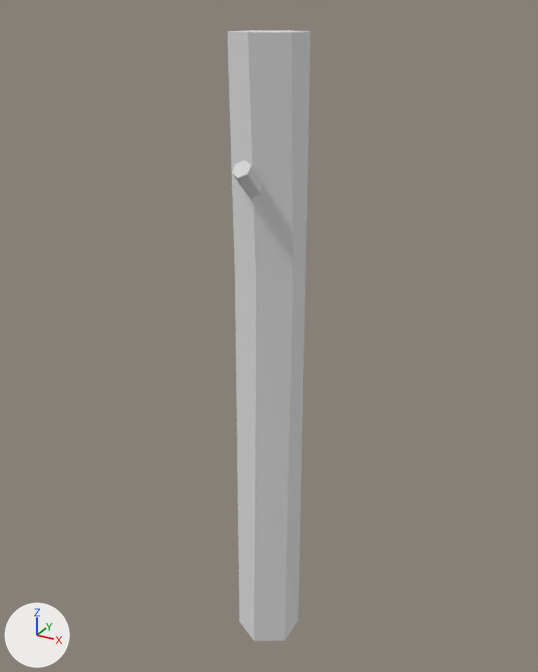
What one commit did to the glTF model models/ultimate-pack/low-poly-10/m/ww2-log-post.glb.
Before and after are seen from a camera (50 mm lens) standing at (0.891, -1.589, 1.784) and looking at (0.004, 0.024, 0.977). Lighting does not change. The marker at lower left points along +X, +Y and +Z. The picture after the commit comes second. Where no turn or scale is listed for an object, it has been applied to the vertices.

The first picture shows 'log-post'.
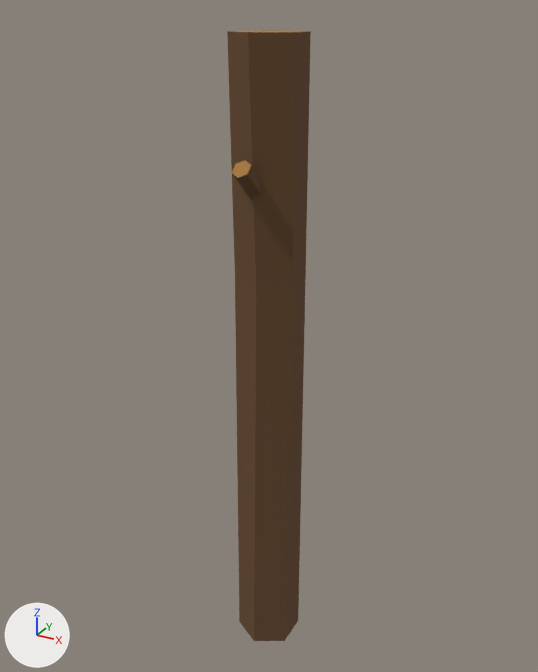
Where the change shows, as pixel boxes [x1, y1, x2, y2] in the pictures (538 x 672 px):
'log-post', recoloured (white to brown): [227, 30, 311, 641] in both

Diff of the bpy script that builds the scene:
```diff
--- a/models/ultimate-pack/low-poly-10/m/ww2-log-post.glb.py
+++ b/models/ultimate-pack/low-poly-10/m/ww2-log-post.glb.py
@@ mat_12_brown @@
 mat_12_brown = principled_material('12 BROWN')
-mat_12_brown.base_color = (0.8, 0.8, 0.8)  # white #e7e7e7
+mat_12_brown.base_color = (0.392, 0.188, 0.0482)  # brown #a8783e
 mat_12_brown.metallic = 0.4
@@ mat_10_brown_dark @@
 mat_10_brown_dark = principled_material('10 BROWN-DARK')
-mat_10_brown_dark.base_color = (0.8, 0.8, 0.8)  # white #e7e7e7
+mat_10_brown_dark.base_color = (0.136, 0.0666, 0.0262)  # brown #67492d
 mat_10_brown_dark.metallic = 0.4
```
